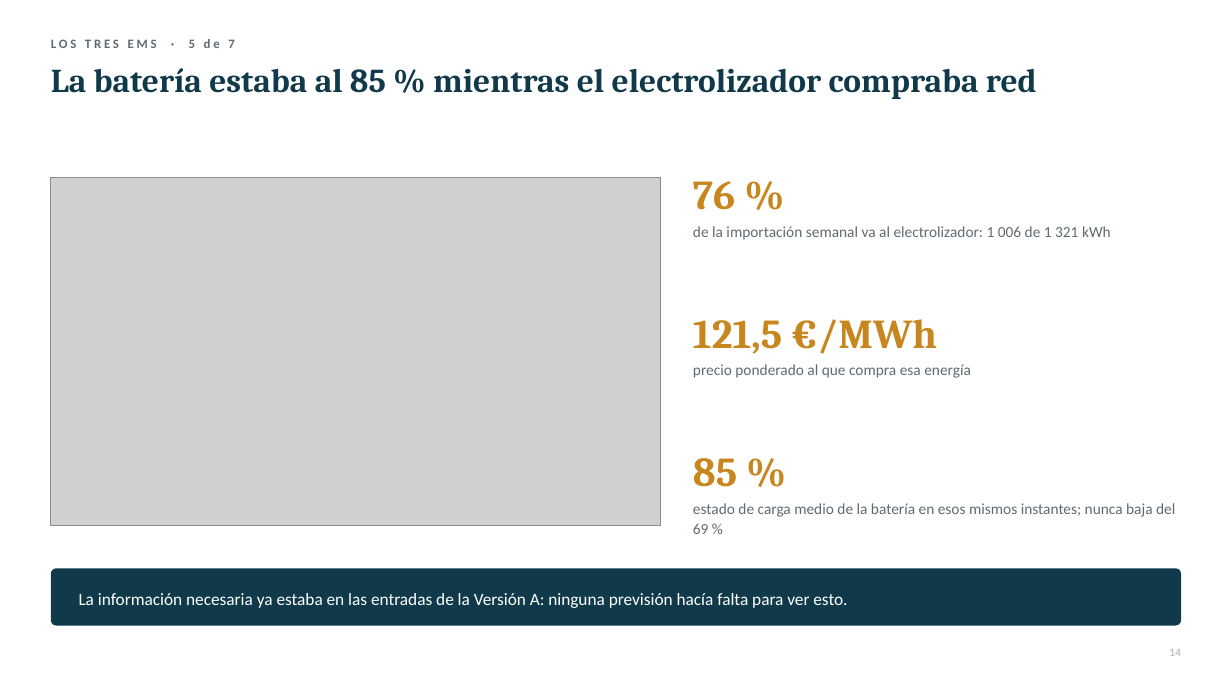
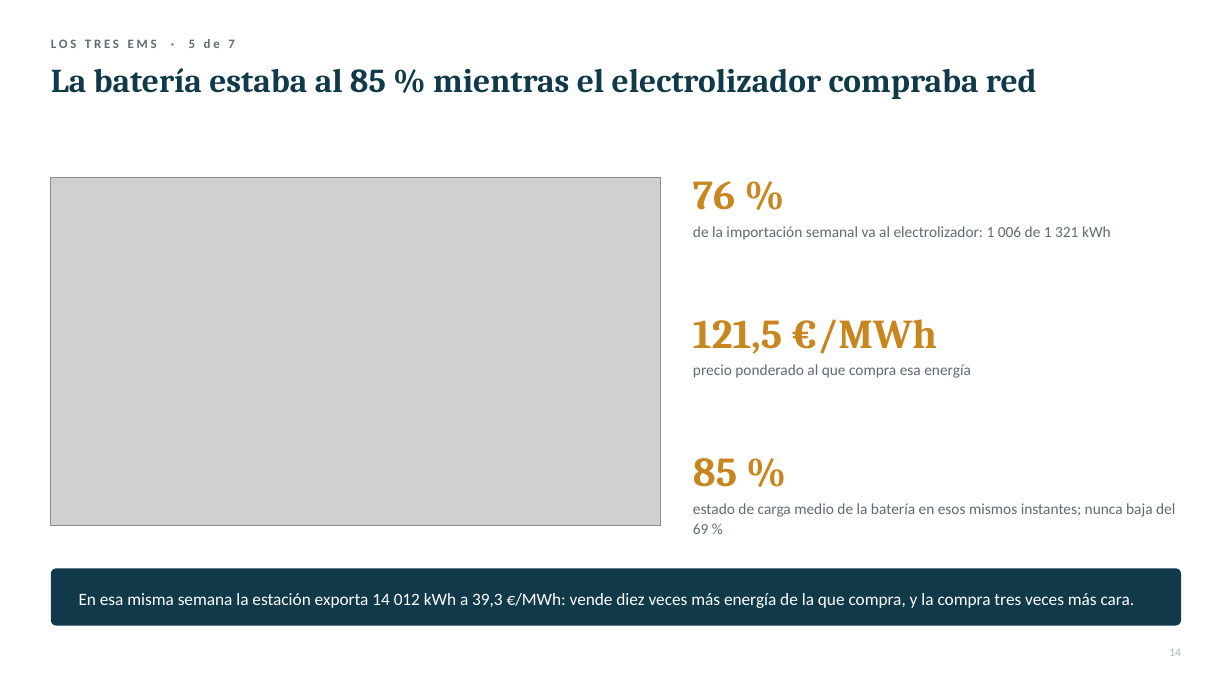
Before and after one commit to FerXxk/multi-energy-station-ems, a slide deck: slide 14 of defensa/OASIS_defensa_TFG.pptx. Drawn at 1232x693 pixels with LibreOffice and Linux fonts; fonts in the diff are those of the drawing; grey boxes stand for pictures. Boxes give left, top, right and bottom in pixels: in the first picture for what was removed or moved away, otherwise in the second. Text is boxed around its words. In the diff, an @@ line names an element or a change of style, - is before the commit and + after.

```diff
--- a/defensa/OASIS_defensa_TFG.pptx
+++ b/defensa/OASIS_defensa_TFG.pptx
@@ text at (79,593,1135,608): text changed @@
-La información necesaria ya estaba en las entradas de la Versión A: ninguna previsión hacía falta para ver esto.
+En esa misma semana la estación exporta 14 012 kWh a 39,3 €/MWh: vende diez veces más energía de la que compra, y la compra tres veces más cara.
```
Also in this commit, not shown: 6 other slides changed, 2 other files.
